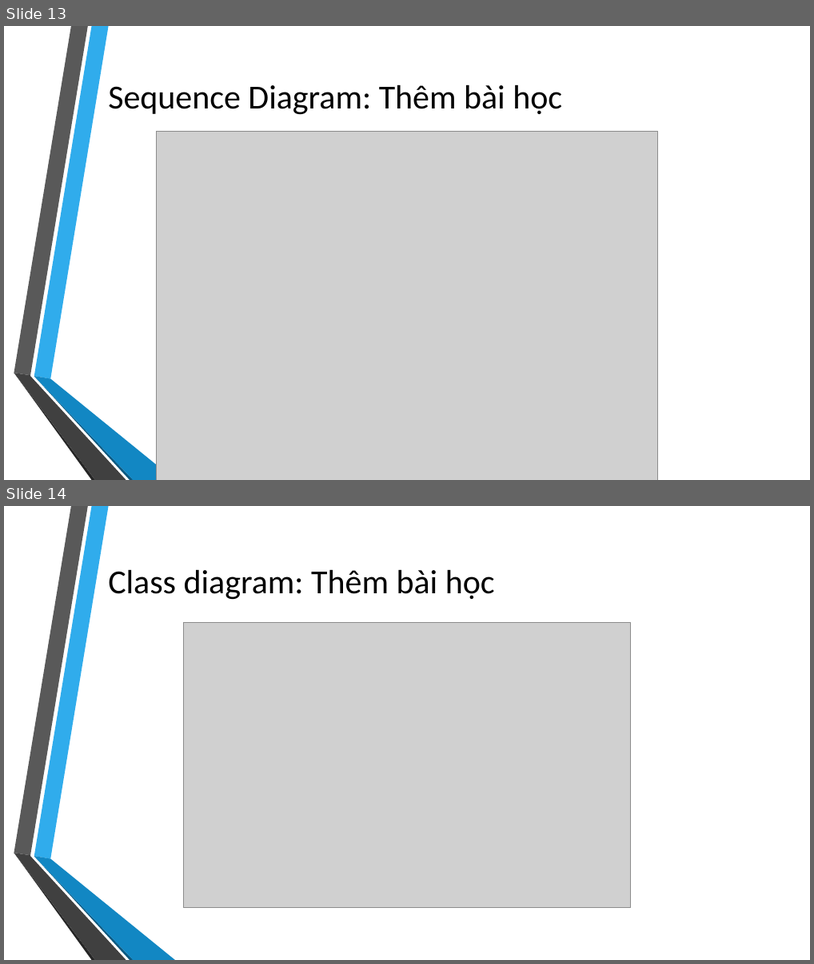
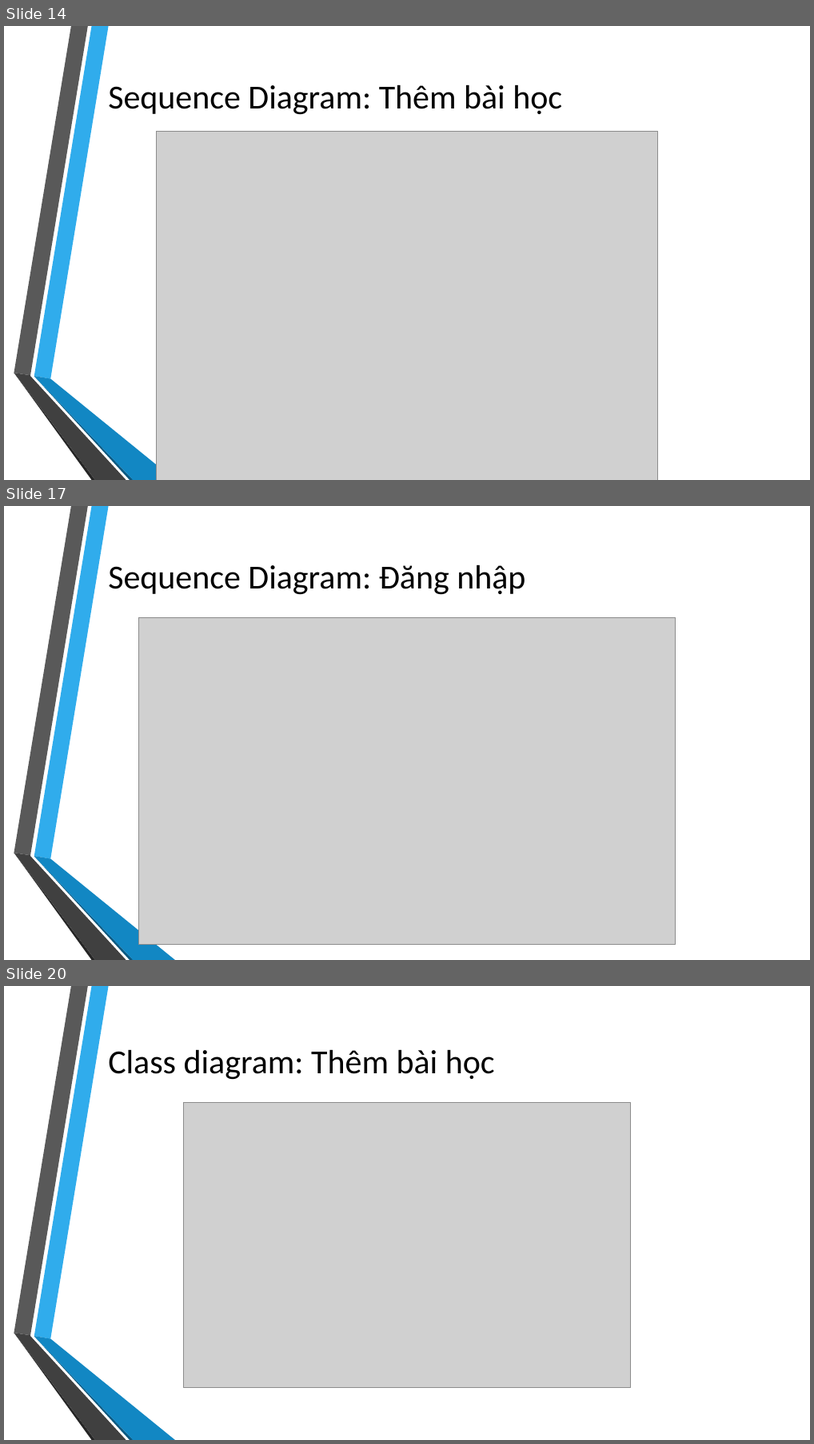
Before and after one commit to takiet60/SoftwareEngineering, a slide deck: CNPM.pptx. Shown one above the other, each under a label of ours: slides 13 and 14 before the commit, slides 14, 17 and 20 after it; the slides between them are not shown. The pictures are 814x964 and 814x1444 pixels, drawn with LibreOffice and Linux fonts; fonts in the diff are those of the drawing; grey boxes stand for pictures; background and template pictures are left out. Boxes give left, top, right and bottom in pixels: in the first picture for what was removed or moved away, otherwise in the second. Text is boxed around its words. In the diff, an @@ line names an element or a change of style, - is before the commit and + after.

```diff
--- a/CNPM.pptx
+++ b/CNPM.pptx
@@ slide 17 added at [4, 506, 810, 960], background picture (left out); not listed: 6 template elements that a slide beside it also shows @@
@@ title added at [108, 565, 526, 595], 40 pt, text #000000 @@
+Sequence Diagram: Đăng nhập
@@ picture added at [138, 617, 676, 944] @@
@@ what was slide 13 is now slide 14 @@
@@ what was slide 14 is now slide 20 @@
```
Also in this commit, not shown: 9 other slides added, 1 other file.
